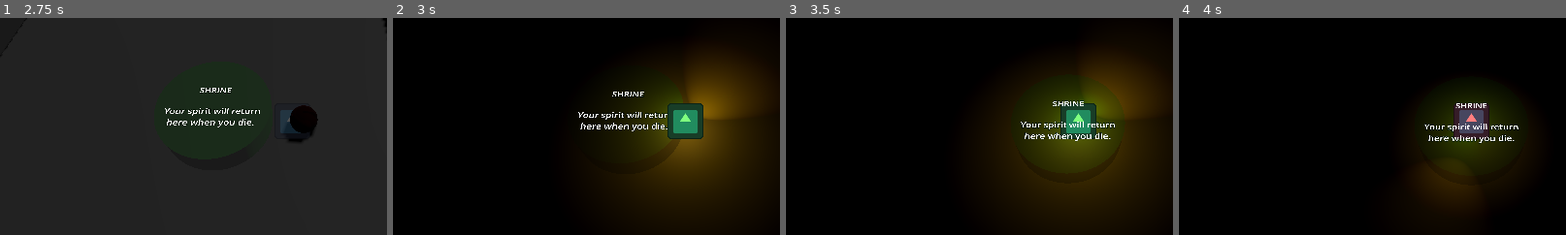
Above: before the commit, frames 1-4 (left to right).
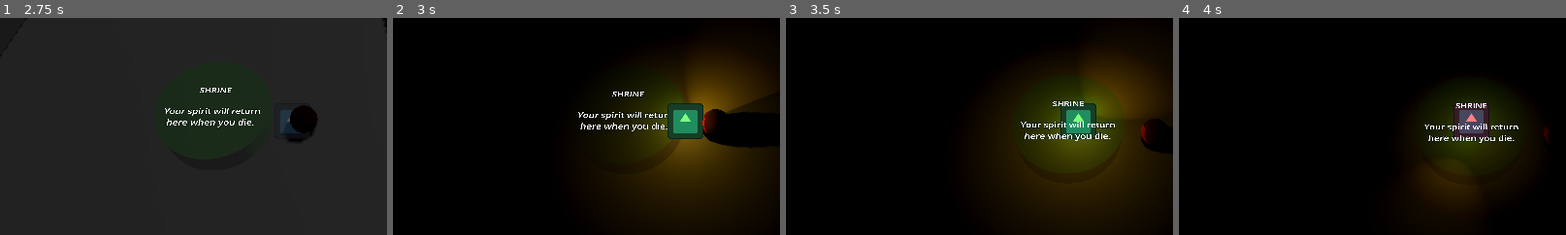
Above: after the commit, the same moments.

Repository: Rusty-Rat-Studios/dead-living-and-dying
Game: Godot game, scene res://game.tscn
Two runs of this game, one before a commit and one after it. Both use one fixed random seed, a clock stepped at 60 frames per second and the inputs below. The engine's default icon, where the game draws it, is replaced by a stand-in: a white triangle on a blue panel in a dark square.
Inputs (mouse positions are % of the whole screen's width and height, from its top left):
- Up to frame 1 (2.75 s): click "START" at 0.5 s; tap Enter at 1.25 s; move the mouse to (72, 45) at 1.27 s; hold Right (ui_right) 1.28-2.03 s; tap Tab at 1.35, 2.1 s; move the mouse to (30, 55) at 2.02 s; hold Down (ui_down) from 2.03 s (still down)
- Up to frame 2 (3 s): move the mouse to (60, 28) at 2.77 s; release Down (ui_down) at 2.78 s; hold Right (ui_right) from 2.78 s (still down); tap Tab at 2.85 s
- Up to frame 3 (3.5 s): keep holding Right (ui_right)
- Up to frame 4 (4 s): move the mouse to (45, 70) at 3.52 s; release Right (ui_right) at 3.53 s; hold Up (ui_up) from 3.53 s (still down); tap Tab at 3.6 s
The pictures show only the part of the screen within x 12-62%, y 26-76%; the shares and areas given below are measured in that part.

Frame 1 is identical in both runs. In frame 2, 2.7% of the frame differs, in the area x 79-98%, y 38-60%; in frame 3, 0.4%; in frame 4, less than 0.1%.

Commit message:
Fix ghost hitting player while traveling to shrine when DEAD

Diff:
--- a/base_classes/class_ghost_state.gd
+++ b/base_classes/class_ghost_state.gd
@@ -15,7 +15,6 @@
 	if (parent.player_in_room
 	and PlayerHandler.get_player_state() == "Dead"
 	and parent.state_machine.current_state == self):
-		print("ghost on_player_entered_room passed for: ", parent.name)
 		# add delay to allow player breathing room if running from other ghosts
 		await get_tree().create_timer(0.3).timeout
 		parent.state_machine.change_state(state_attacking)
--- a/game.gd
+++ b/game.gd
@@ -69,7 +69,6 @@
 			player.light_spot.visible = true
 			light_directional.visible = false
 			$World/RoomCenter/Hurtbox/Label3D.text = "HURTBOX\n\nCome here to\nget hurt ;_ ;"
-			corpse.reset()
 		"Dying":
 			player.light_omni.visible = true
 			player.light_spot.visible = true
--- a/player/state_dead.gd
+++ b/player/state_dead.gd
@@ -21,6 +21,7 @@
 	tween.tween_property(parent, "global_position", parent.respawn_position, 2).set_trans(Tween.TRANS_CUBIC)
 	# activate damage detector AFTER they reach the respawn position
 	# to avoid accidental game over while tweening to respawn position
+	await get_tree().create_timer(2).timeout
 	parent.get_node("DamageDetector").collision_mask = CollisionBit.SPIRIT
 
 
